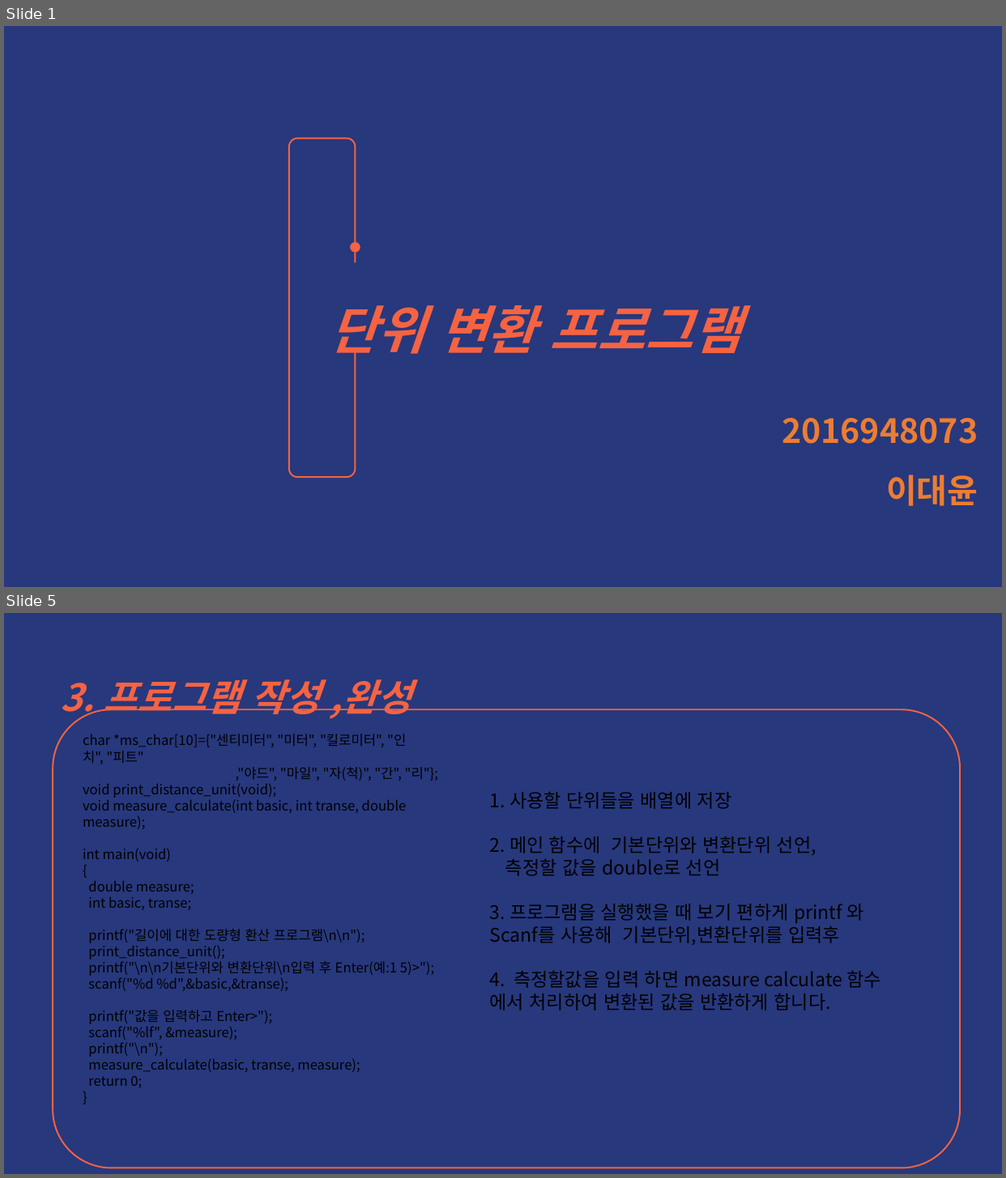
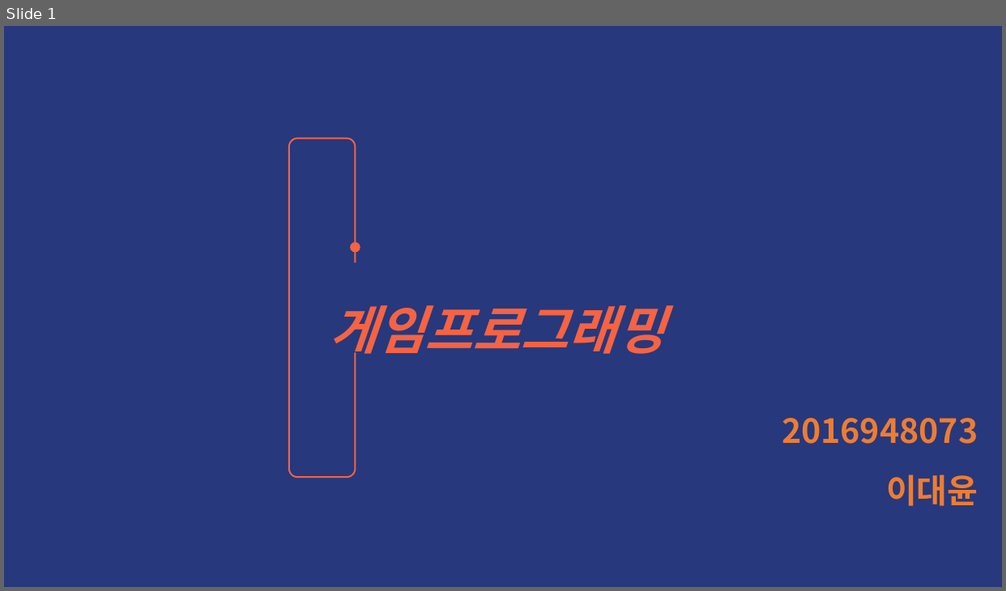
Before and after one commit to LeeDaeYun0313/gameprogramming, a slide deck: 2016948073 (이대윤).pptx. Shown one above the other, each under a label of ours: slides 1 and 5 before the commit, slide 1 after it; the slides between them are not shown. The pictures are 1006x1178 and 1006x591 pixels, drawn with LibreOffice and Linux fonts; fonts in the diff are those of the drawing. Boxes give left, top, right and bottom in pixels: in the first picture for what was removed or moved away, otherwise in the second. Text is boxed around its words. In the diff, an @@ line names an element or a change of style, - is before the commit and + after.

Commit message:
12월7일 발표 ppt
유니티게임

```diff
--- a/2016948073 (이대윤).pptx
+++ b/2016948073 (이대윤).pptx
@@ slide 5 removed at (x1=4, y1=613, x2=1002, y2=1174), background #27387D @@
@@ text removed at (x1=60, y1=679, x2=411, y2=722) @@
-3. 프로그램 작성 ,완성
@@ rounded rectangle removed at (x1=53, y1=709, x2=960, y2=1169) @@
@@ text removed at (x1=83, y1=734, x2=438, y2=1088) @@
-char *ms_char[10]={"센티미터", "미터", "킬로미터", "인치", "피트"
-,"야드", "마일", "자(척)", "간", "리"};
-void print_distance_unit(void);
-void measure_calculate(int basic, int transe, double measure);
-int main(void)
-{
-double measure;
-int basic, transe;
-printf("길이에 대한 도량형 환산 프로그램\n\n");
-print_distance_unit();
-printf("\n\n기본단위와 변환단위\n입력 후 Enter(예:1 5)>");
-scanf("%d %d",&basic,&transe);
-printf("값을 입력하고 Enter>");
-scanf("%lf", &measure);
-printf("\n");
-measure_calculate(basic, transe, measure);
-return 0;
-}
@@ text removed at (x1=490, y1=792, x2=882, y2=1011) @@
-1. 사용할 단위들을 배열에 저장
-2. 메인 함수에 기본단위와 변환단위 선언,
-측정할 값을 double로 선언
-3. 프로그램을 실행했을 때 보기 편하게 printf 와
-Scanf를 사용해 기본단위,변환단위를 입력후
-4. 측정할값을 입력 하면 measure calculate 함수 에서 처리하여 변환된 값을 반환하게 합니다.
@@ slide 1 changed as well @@
@@ text at (x1=330, y1=305, x2=664, y2=363): text changed @@
-단위 변환 프로그램
+게임프로그래밍
```
Also in this commit, not shown: 1 other slide changed, 7 slides added, 6 other slides removed.
